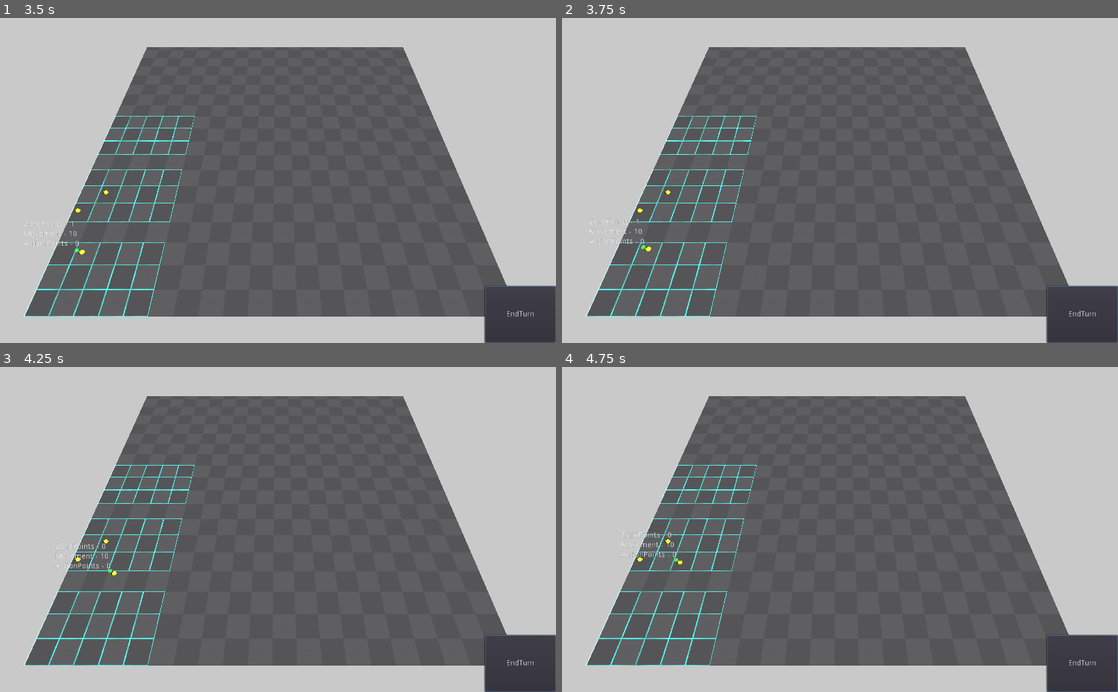
Above: before the commit, frames 1-4 (two rows, left to right).
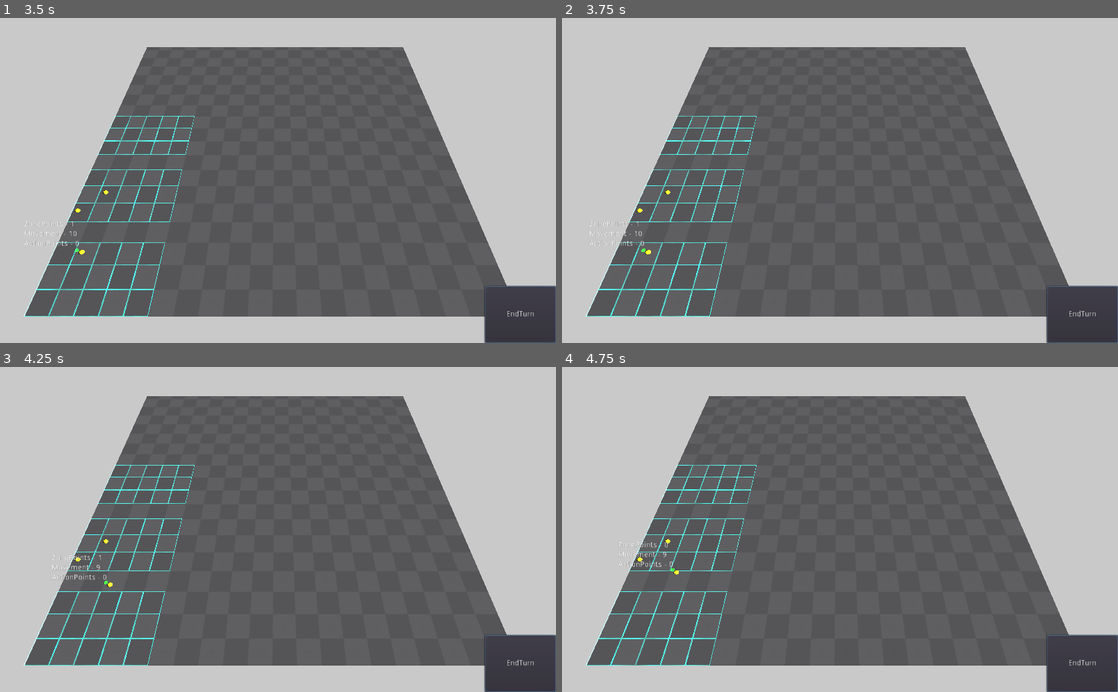
Above: after the commit, the same moments.

Repository: Rogotch/Desert
Game: Godot game, scene res://Resources/Scenes/3D/3dMap.tscn
The game is run twice, just before and just after one commit, with the same random seed, the same clock (stepped at 60 frames per second) and the same inputs. The project has no main scene, so this scene is started directly.
Inputs (mouse positions are in pixels of both pictures, inside the frame that each line leads up to):
- Up to frame 1 (3.5 s): click "EndTurn" at 0.5 s; click "EndTurn" at 1.25 s; click "EndTurn" at 2 s; move the mouse to (400, 164) at 2.77 s; click (400, 164) at 2.92 s
- Up to frame 2 (3.75 s): move the mouse to (728, 196) at 3.52 s; click (728, 196) at 3.67 s
- Up to frame 3 (4.25 s): no input
- Up to frame 4 (4.75 s): move the mouse to (895, 458) at 4.27 s; click (895, 458) at 4.42 s

Frame 1 is identical in both runs. In frame 2, 0.1% of the frame differs, in the area x 4-16%, y 61-73%; in frame 3, 0.2%, in the area x 9-21%, y 54-68%; in frame 4, 0.2%.

Commit message:
Find Movement Zone, fix movement parameters
Написал функцию для поиска зоны доступного перемещения, а так же запретил в междузонье заходить или выходить из него по диагонали и запретил диагональное движение, если боковые клетки заняты

Diff:
--- a/Resources/Entities/3D/PathAreaTile.tscn
+++ b/Resources/Entities/3D/PathAreaTile.tscn
@@ -1,11 +1,4 @@
 [gd_scene load_steps=7 format=2]
-
-[sub_resource type="SpatialMaterial" id=1]
-flags_transparent = true
-albedo_color = Color( 1, 1, 1, 0.145098 )
-
-[sub_resource type="PlaneMesh" id=2]
-material = SubResource( 1 )
 
 [sub_resource type="Animation" id=3]
 length = 0.001
@@ -215,10 +208,17 @@
 
 [sub_resource type="BoxShape" id=6]
 
-[node name="PathAreaTile" type="MeshInstance"]
+[sub_resource type="SpatialMaterial" id=1]
+flags_transparent = true
+albedo_color = Color( 1, 1, 1, 0.145098 )
+
+[sub_resource type="PlaneMesh" id=2]
+material = SubResource( 1 )
+
+[node name="PathAreaTile" type="StaticBody"]
 transform = Transform( 0.7, 0, 0, 0, 1, 0, 0, 0, 0.7, 0, 0, 0 )
-mesh = SubResource( 2 )
-material/0 = null
+collision_layer = 2
+collision_mask = 2
 
 [node name="AnimationPlayer" type="AnimationPlayer" parent="."]
 anims/RESET = SubResource( 3 )
@@ -228,3 +228,11 @@
 [node name="CollisionShape" type="CollisionShape" parent="."]
 transform = Transform( 1, 0, 0, 0, 0.02, 0, 0, 0, 1, 0, 0, 0 )
 shape = SubResource( 6 )
+
+[node name="MeshInstance" type="MeshInstance" parent="."]
+layers = 2
+mesh = SubResource( 2 )
+material/0 = null
+__meta__ = {
+"_editor_description_": ""
+}
--- a/Resources/Scripts/3DScripts/ArenaScript.gd
+++ b/Resources/Scripts/3DScripts/ArenaScript.gd
@@ -156,7 +156,15 @@
 			else:
 				var DirectionArr = (RectDirections if Grid[node.x][node.y].interZonePoint else RoundDirections)
 				for dir in DirectionArr:
-					if isCellCheck(node, dir, newGrid, zPoint.start, zPoint.end):
+					# Проверка, чтобы проход через междузонье был строго прямо
+					if (InGridCheck(node, dir, zPoint.start, zPoint.end) &&
+						(Grid[node.x][node.y].interZonePoint &&
+						 Grid[node.x + dir.x][node.y + dir.y].interZonePoint ||
+						 Grid[node.x + dir.x][node.y + dir.y].interZonePoint &&
+						abs(dir.x) + abs(dir.y) > 1)):
+						continue
+						# Проверка, что следующая точка является доступной для перемещения и находится в рамках зоны
+					elif isCellCheck(node, dir, newGrid, zPoint.start, zPoint.end):
 						ScanningNodes.append(node + dir)
 		var startString = "Startpos - %s, Endpos - %s"
 		var actualstring = startString % [str(startPos), str(finPos)]
@@ -166,6 +174,82 @@
 		ClearPoints()
 		print("Путь не был найден")
 	return []
+	pass
+
+##Волнами берём зону передвижения игрока
+#func WavePathZone(character):
+#	var BigTrace = []
+#	var startPos = character.ZonePosition
+#	var actualZone = GetZoneByID(character.ZoneId)
+#	var newGrid = Grid.duplicate(true)
+#	var ScanningNodes = [startPos]
+#	for node in ScanningNodes:
+#		var DirectionArr = (RectDirections if Grid[node.x][node.y].interZonePoint else RoundDirections)
+#		for dir in DirectionArr:
+#			if isCellCheck(node, dir, newGrid, zPoint.start, zPoint.end):
+#				ScanningNodes.append(node + dir)
+##		PrintGrid(finPos)
+#		ClearPoints()
+#		print("Путь не был найден")
+#	return []
+#	pass
+
+func SetZoneGrid(character):
+	var cell = {movement = 0, zonePoints = 0, interzoneDir = Vector2.ZERO}
+	var startPos = character.ZonePosition
+	var movValue = character.movement
+	var zonValue = character.zonePoints
+	var ScanningNodes = {startPos : cell}
+	var nodesKeys = ScanningNodes.keys()
+	for node in nodesKeys:
+		var DirectionArr = (RectDirections if Grid[node.x][node.y].interZonePoint else RoundDirections)
+		for dir in DirectionArr:
+			# Проверка, чтобы проход через междузонье был строго прямо
+			if InGridCheck(node, dir, Vector2.ZERO, GridSize):
+				# Проверка, чтобы в интерзону можно было входить и выходить только прямо, а не диагонально
+				# Или проверка, чтобы нельзя было проходить диагонально при наличии боковых препятствий
+				if((Grid[node.x][node.y].interZonePoint &&
+					 Grid[node.x + dir.x][node.y + dir.y].interZonePoint ||
+					 Grid[node.x + dir.x][node.y + dir.y].interZonePoint &&
+					 abs(dir.x) + abs(dir.y) > 1) ||
+					(abs(dir.x) + abs(dir.y) > 1 &&
+					(Grid[node.x][node.y + dir.y].content != GridPoint.EMPTY ||
+					 Grid[node.x + dir.x][node.y].content != GridPoint.EMPTY))):
+					continue
+				else:
+					var gridPos = node + dir
+					# Если клетка пуста и её ещё нет в словаре сканированных клеток
+					if Grid[gridPos.x][gridPos.y].content == GridPoint.EMPTY && !ScanningNodes.has(gridPos):
+						# Поставь флаг, не интерзона ли это
+						var flag = Grid[gridPos.x][gridPos.y].interZonePoint
+						# Если не интерзона, увеличь стоимость передвижения на 1
+						var movementCost   = ScanningNodes[node].movement   + (0 if flag else 1)
+						# Если интерзона, увеличь стоимость очков зоны на 1
+						var zonePointsCost = ScanningNodes[node].zonePoints + (1 if flag else 0)
+						# Если интерзона, укажи направление прохода
+						var interzoneDir   = (dir if flag else Vector2.ZERO)
+						# Если стоимость укладывается в имеющиеся параметры персонажа, то добавь эту точку в словарь
+						if movValue >= movementCost && zonValue >= zonePointsCost:
+							ScanningNodes[gridPos] = {movement = movementCost, zonePoints = zonePointsCost, interzoneDir = Vector2.ZERO}
+							nodesKeys.append(gridPos)
+						pass
+					pass
+				pass
+			pass
+		pass
+	CreateVisualGrid(ScanningNodes)
+	pass
+
+func CreateVisualGrid(dic):
+	for i in Grid.size():
+		var Line = ""
+		for j in Grid[i].size():
+			if dic.has(Vector2(i, j)):
+				Line += "%5s" % (str(dic[Vector2(i, j)].movement) if !Grid[i][j].interZonePoint else "!")
+			else:
+				Line += "%5s" % ""
+				pass
+		print(str(Line))
 	pass
 
 func PrintGrid(finPos):
@@ -191,13 +275,17 @@
 #		Проверка, что точка свободна для передвижения
 		if  gridArr[gridPos.x][gridPos.y].content == GridPoint.EMPTY && gridArr[gridPos.x][gridPos.y].step == null:
 #			print(str(gridArr[pos.x][pos.y]))
-			var step = 0
-#			Проверка, что предыдущая точка не занята игроком и определение её шага
-			if  gridArr[pos.x][pos.y].step != null:
-				step = gridArr[pos.x][pos.y].step
-#			Увеличение шага текущей точки на 1 по сравнению с прошлой
-			gridArr[gridPos.x][gridPos.y].step = step + 1
-			return true
+#			Проверка, что при диагональном переходе обе боковые клетки пусты
+			if !(abs(direction.x) + abs(direction.y) > 1 &&
+			(gridArr[pos.x][pos.y + direction.y].content != GridPoint.EMPTY ||
+			 gridArr[pos.x + direction.x][pos.y].content != GridPoint.EMPTY)):
+				var step = 0
+	#			Проверка, что предыдущая точка не занята игроком и определение её шага
+				if  gridArr[pos.x][pos.y].step != null:
+					step = gridArr[pos.x][pos.y].step
+	#			Увеличение шага текущей точки на 1 по сравнению с прошлой
+				gridArr[gridPos.x][gridPos.y].step = step + 1
+				return true
 	return false
 	pass
 
@@ -270,37 +358,7 @@
 	print("FinalTrace - " + str(newTrace))
 	print("Cost - " + str(Cost))
 	print("GlobalPath - " + str(SetGlobalPath(newTrace)))
-#	Проверяем, что персонаж не перескакивает через междузонье в свою же зону
-
-#	Не дело, надо формировать запрос на моменте построения пути, а не обрезать готовый путь
-#	Надо если конечная точка и финальная точка пути находятся внутри одной зоны, то проводить поиск пути только внутри этой зоны
-#	Иначе уже охватывать зону больше, но с условием перехода в следующую зону, а не скачком через междузонье
-#	По сути надо проводить поиск пути в несколько этапов:
-#	Сначала локальный - ищем путь в своей зоне, а потом глобальный - ищем путь среди всех зон
-#	Так в приоритете будет путь без траты очков зоны
-#	while true:
-#		var count = 0
-##		Перебираем все точки пути
-#		for pPoint in newTrace:
-##			Если текущая точка первая в списке пути, то берём положение персонажа, иначе берём предыдущую точку
-#			var lpPoint = (_Character.ZonePosition if count == 0 else newTrace[count - 1])
-##			Если следующая точка не выходит за рамки массива пути, то берём следующую точку
-#			var npPoint = newTrace[(count + 1 if count + 1 != newTrace.size() else count)]
-#			if Grid[pPoint.x][pPoint.y].interZonePoint && pPoint == npPoint:
-#				newTrace.remove(count)
-#				break
-#			if (Grid[pPoint.x][pPoint.y].interZonePoint && # Если текущая точка - междузонье
-#			    (Grid[newTrace[count + 1].x][newTrace[count + 1].y].interZonePoint || # И если следующая точка - междузонье
-#				Grid[lpPoint.x][lpPoint.y].zoneID == Grid[npPoint.x][npPoint.y].zoneID)): # Или прошлая точка находится в той же зоне, что и следующая
-##				То удали все точки дальше
-#				pass
-#			count += 1
 	return {path = newTrace, cost = Cost}
-#	_Character.ZoneId
-#	_Character.movement
-#	_Character.zonePoints
-
-#	var cost = {movement = 0, zonePoints = 0}
 	pass
 
 func SetGlobalPath(mapPath):
--- a/Resources/Scripts/3DScripts/Character.gd
+++ b/Resources/Scripts/3DScripts/Character.gd
@@ -121,6 +121,7 @@
 	movement = MaxMovement
 	zonePoints = ZoneCross
 	ActionPoints = MaxActionPoints
+	Arena.SetZoneGrid(self)
 	pass
 
 func EndTurn():
